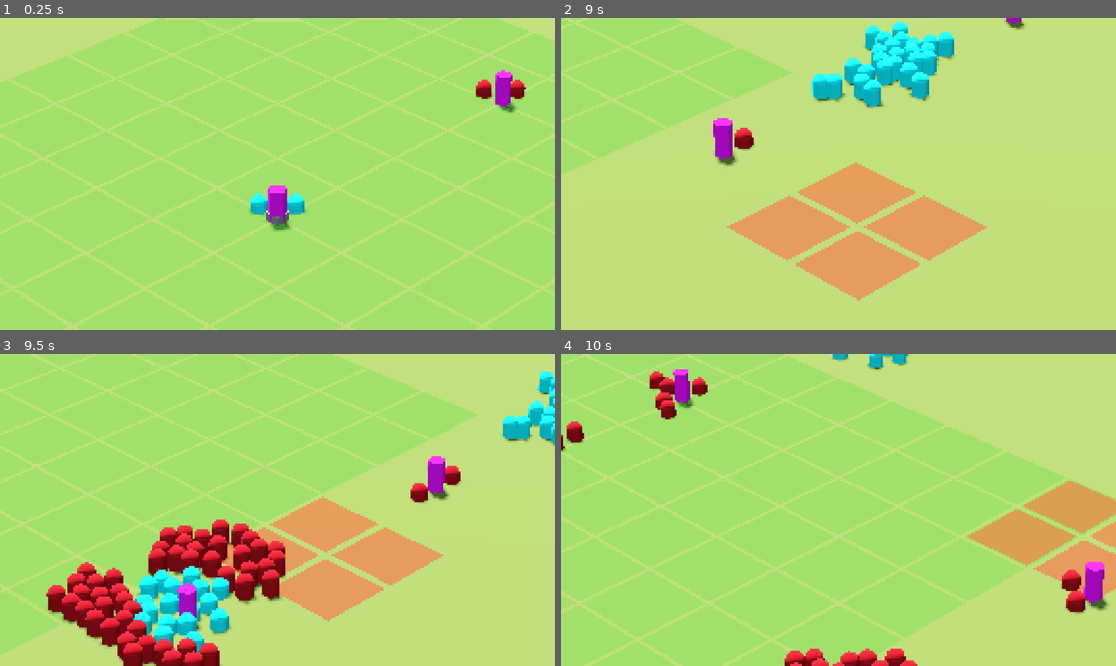
Above: before the commit, frames 1-4 (two rows, left to right).
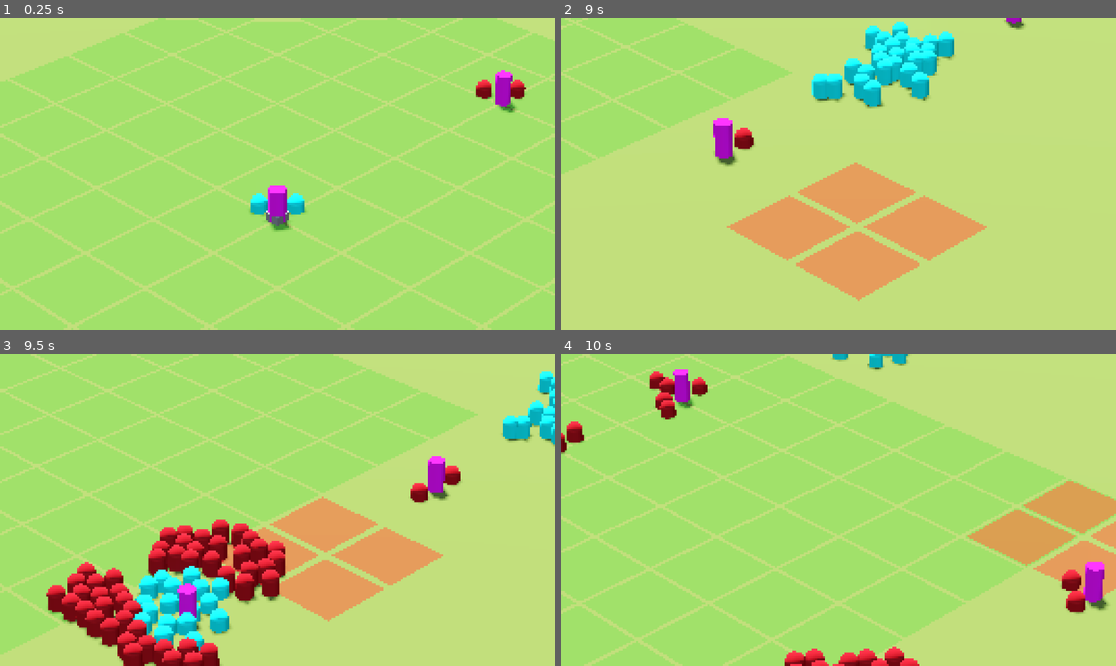
Above: after the commit, the same moments.

Repository: jalejr/Incrememental
Game: Godot game, scene res://scenes/game/game.tscn
The game is run twice, just before and just after one commit, with the same random seed, the same clock (stepped at 60 frames per second) and the same inputs. The engine's default icon, where the game draws it, is replaced by a stand-in: a white triangle on a blue panel in a dark square.
Inputs (mouse positions are in pixels of both pictures, inside the frame that each line leads up to):
- Up to frame 1 (0.25 s): no input
- Up to frame 2 (9 s): tap Enter (enter) at 0.5, 2.1, 5.85 s; move the mouse to (960, 158) at 0.52 s; hold Right (right) 0.53-1.28 s; hold Mouse wheel up (camera_zoom_in) 0.53-1.28 s; move the mouse to (727, 189) at 1.27 s; hold S (backward) 1.28-2.03 s; tap Mouse wheel down (camera_zoom_out) at 1.35, 8.85 s; move the mouse to (894, 105) at 2.02 s; hold Right (right) 2.03-2.78 s; move the mouse to (810, 236) at 2.77 s; hold W (forward) 2.78-3.53 s; click (810, 236) at 2.85 s; move the mouse to (1005, 220) at 3.52 s; hold A (left) 3.53-5.03 s; tap F (test) at 3.6, 7.35 s; move the mouse to (672, 127) at 4.27 s; tap Mouse wheel up (camera_zoom_in) at 4.35 s; move the mouse to (866, 174) at 5.02 s; hold S (backward) 5.03-5.78 s; hold Mouse wheel down (camera_zoom_out) 5.03-5.78 s; move the mouse to (755, 96) at 5.77 s; hold Right (right) 5.78-6.53 s; move the mouse to (960, 158) at 6.52 s; hold W (forward) 6.53-7.28 s; click (960, 158) at 6.6 s; move the mouse to (727, 189) at 7.27 s; hold Right (right) 7.28-8.03 s; move the mouse to (894, 105) at 8.02 s; hold S (backward) 8.03-8.78 s; hold Mouse wheel up (camera_zoom_in) 8.03-8.78 s; move the mouse to (810, 236) at 8.77 s; hold A (left) from 8.78 s (still down)
- Up to frame 3 (9.5 s): keep holding A (left)
- Up to frame 4 (10 s): move the mouse to (1005, 556) at 9.52 s; release A (left) at 9.53 s; hold W (forward) from 9.53 s (still down); tap Enter (enter) at 9.6 s

Frames 1-2 are identical in both runs. In frame 3, 0.1% of the frame differs, in the area x 22-51%, y 56-100%; in frame 4, 0.2%, in the area x 0-65%, y 23-100%.
Error in both runs: Cannot call method 'storage_buffer_create' on a null value. (res://scripts/compositor/edge_detection_compositor.gd:20)

Commit message:
Made changes so buildings stop taking spots on death in placement grid

Diff:
--- a/scenes/game/game.tscn
+++ b/scenes/game/game.tscn
@@ -119,8 +119,6 @@
 size = Vector3(256, 1, 256)
 
 [node name="SpatialGridManager" parent="Node3D/SubViewportContainer/SubViewport/Level" instance=ExtResource("9_pg2xm")]
-grid_world_size = null
-grid_cell_size = null
 
 [node name="UnitManager" parent="Node3D/SubViewportContainer/SubViewport/Level" node_paths=PackedStringArray("navigation_region", "grid_manager") instance=ExtResource("10_gc57s")]
 unit_type_configs = Array[ExtResource("11_8b66f")]([ExtResource("12_3jaai"), ExtResource("13_otnwt")])
--- a/scripts/entities/buildings/building.gd
+++ b/scripts/entities/buildings/building.gd
@@ -10,6 +10,9 @@
 var adjacent_aura_buffs: Array[Buff] = []
 var active_buffs: Dictionary[Building, Array] = {}
 var cached_buffs_calculated: Dictionary[Buff.Type, float] = {}
+
+# TODO hacky stuff should just use interface in C#
+var is_dying = false
 
 # Delegating to entity_data
 var radius: float:
@@ -51,7 +54,7 @@
 	building_data = data
 
 
-func take_damage(amount: float):
+func take_damage(amount: float, _position: Vector3, _context: Dictionary):
 	health -= amount
 	health = max(0, health)
 	health_changed.emit(health, max_health)
@@ -108,6 +111,7 @@
 		remove_adjacency_buffs(self)
 
 	# TODO do some anim work here
+	_destroy()
 
 
 func _destroy():
--- a/scripts/grids/placement/placement_grid.gd
+++ b/scripts/grids/placement/placement_grid.gd
@@ -9,11 +9,13 @@
 var _unlocked_cells: Dictionary = {}
 var _occupied_cells: Dictionary = {}
 var _buildings: Array[PlacementGridData] = []
+var _building_to_placement_data: Dictionary[Building, PlacementGridData] = {}
 ## onready vars
 ## built-in override methods
 func _ready() -> void:
 	print("BuildingGridManager initalized - Cell size: ", grid_cell_size)
 	# TODO Have the unlock happen through some other way like the level starting event
+	EventBus.building_removed.connect(_on_building_removed)
 	unlock_starting_area(Vector3(0,0,0), 5)
 
 ## public methods
@@ -62,6 +64,7 @@
 		_occupied_cells[cell] = building_data
 
 	_buildings.append(building_data)
+	_building_to_placement_data[building_node] = building_data
 
 	@warning_ignore("integer_division")
 	var center_cell = grid_pos + Vector2i(building_size.x / 2, building_size.y / 2)
@@ -72,8 +75,9 @@
 	return building_data
 
 
-func remove_building(building_data: PlacementGridData):
-	var occupied_cells_list = _get_building_occupied_cells(building_data)
+func remove_building(building: Building):
+	var building_data: PlacementGridData = _building_to_placement_data[building]
+	var occupied_cells_list: Array[Vector2i] = _get_building_occupied_cells(building_data)
 
 	for cell in occupied_cells_list:
 		_occupied_cells.erase(cell)
@@ -121,3 +125,7 @@
 	var world_pos = grid_to_world(cell, false)
 	return (world_pos.x >= -grid_world_size.x and world_pos.x <= grid_world_size.x and
 			world_pos.z >= -grid_world_size.y and world_pos.z <= grid_world_size.y)
+
+
+func _on_building_removed(building: Building):
+	remove_building(building)
